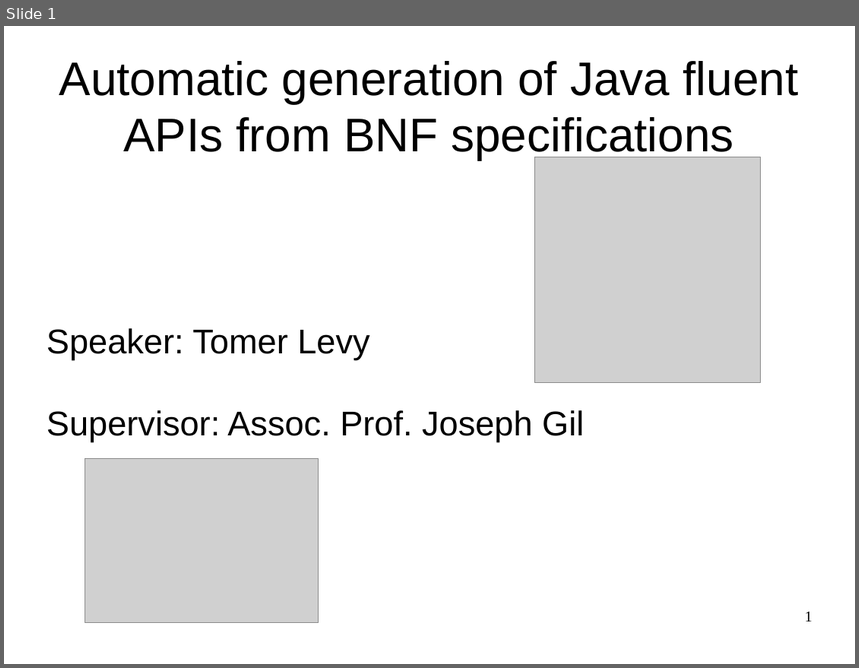
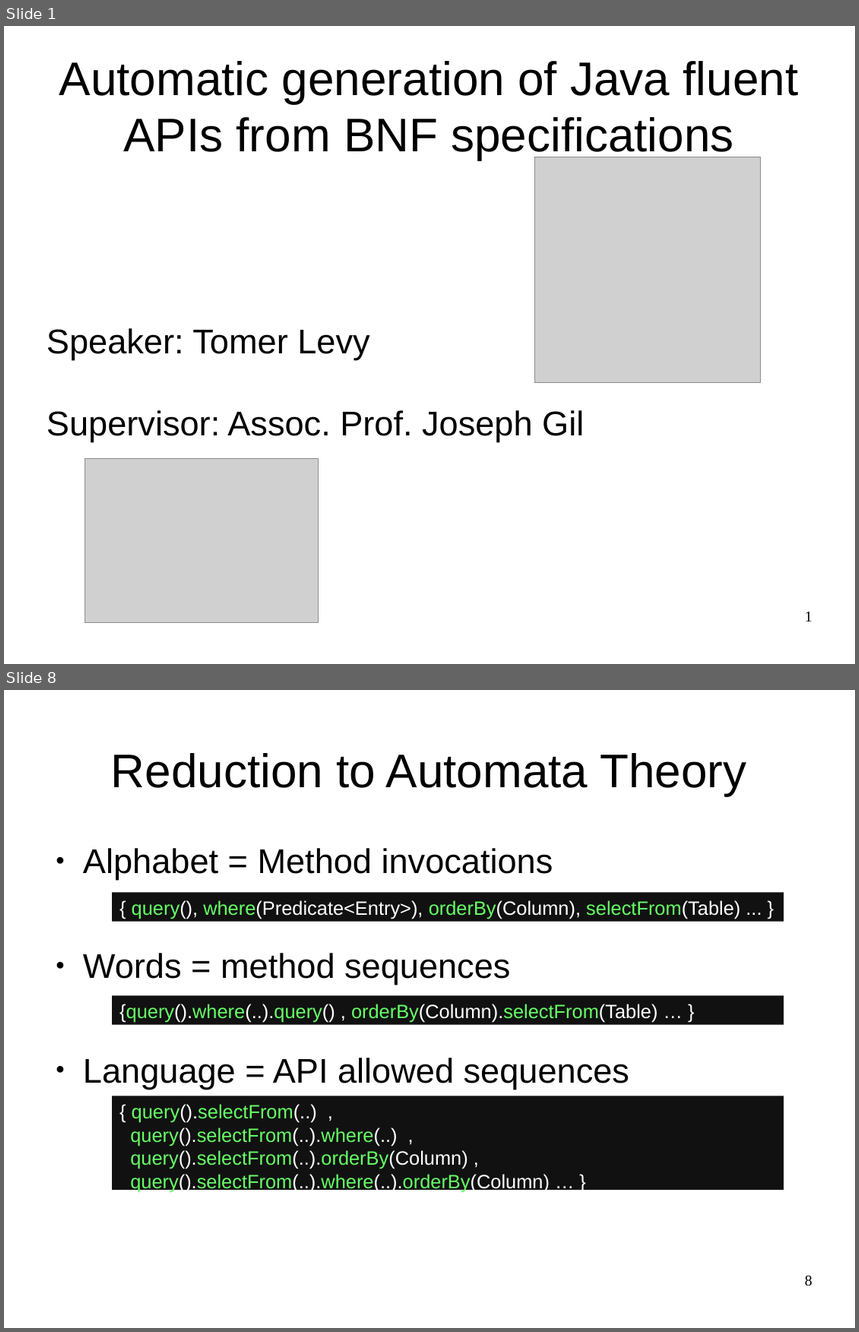
Before and after one commit to OriRoth/fling, a slide deck: Manuscripts/Thesis Seminar/Thesis Seminar.odp. Shown one above the other, each under a label of ours: slide 1 before the commit, slides 1 and 8 after it; the slides between them are not shown. The pictures are 859x668 and 859x1332 pixels, drawn with LibreOffice and Linux fonts; fonts in the diff are those of the drawing; grey boxes stand for pictures. Boxes give left, top, right and bottom in pixels: in the first picture for what was removed or moved away, otherwise in the second. Text is boxed around its words. In the diff, an @@ line names an element or a change of style, - is before the commit and + after.

```diff
--- a/Manuscripts/Thesis Seminar/Thesis Seminar.odp
+++ b/Manuscripts/Thesis Seminar/Thesis Seminar.odp
@@ slide 8 added at (x1=4, y1=690, x2=855, y2=1328), background #FFFFFF @@
@@ title added at (x1=111, y1=753, x2=747, y2=796), 44 pt, text #000000 @@
+Reduction to Automata Theory
@@ text added at (x1=83, y1=848, x2=629, y2=1089), 32 pt, text #000000 @@
+● Alphabet = Method invocations
+● Words = method sequences
+● Language = API allowed sequences
@@ rectangle added at (x1=112, y1=892, x2=784, y2=922), fill #111111, 18 pt, text #FFFFFF @@
+{ query(), where(Predicate<Entry>), orderBy(Column), selectFrom(Table) ... }
@@ rectangle added at (x1=112, y1=996, x2=784, y2=1025), fill #111111, 18 pt, text #66FF66 @@
+{query().where(..).query() , orderBy(Column).selectFrom(Table) … }
@@ rectangle added at (x1=112, y1=1097, x2=784, y2=1191), fill #111111, 18 pt, text #66FF66 @@
+{ query().selectFrom(..) ,
+query().selectFrom(..).where(..) ,
+query().selectFrom(..).orderBy(Column) ,
+query().selectFrom(..).where(..).orderBy(Column) … }
@@ page number added at (x1=805, y1=1276, x2=813, y2=1287), 14 pt, text #000000 @@
+8
```
Also in this commit, not shown: 2 slides changed, 5 other slides added, 1 other file.
